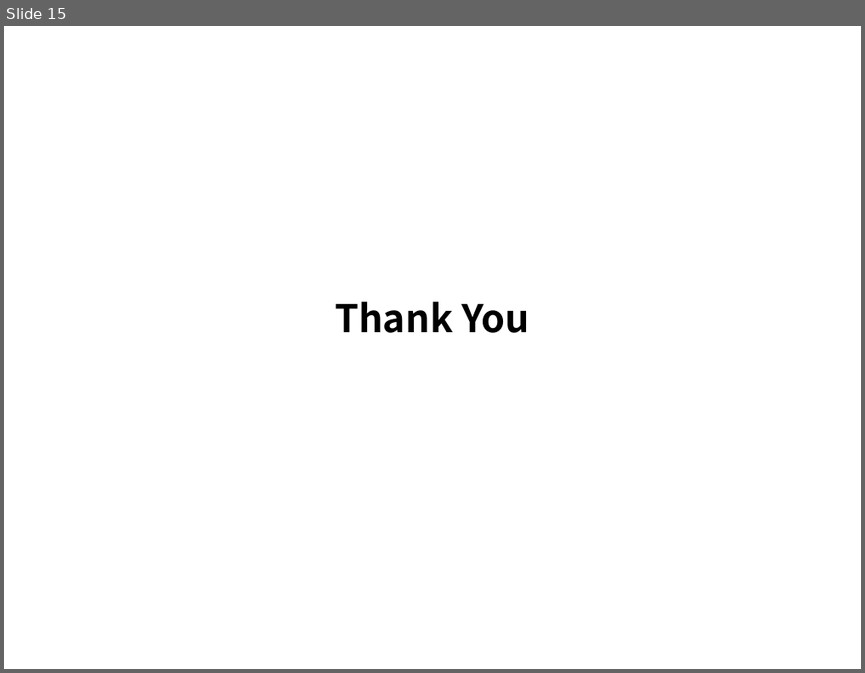
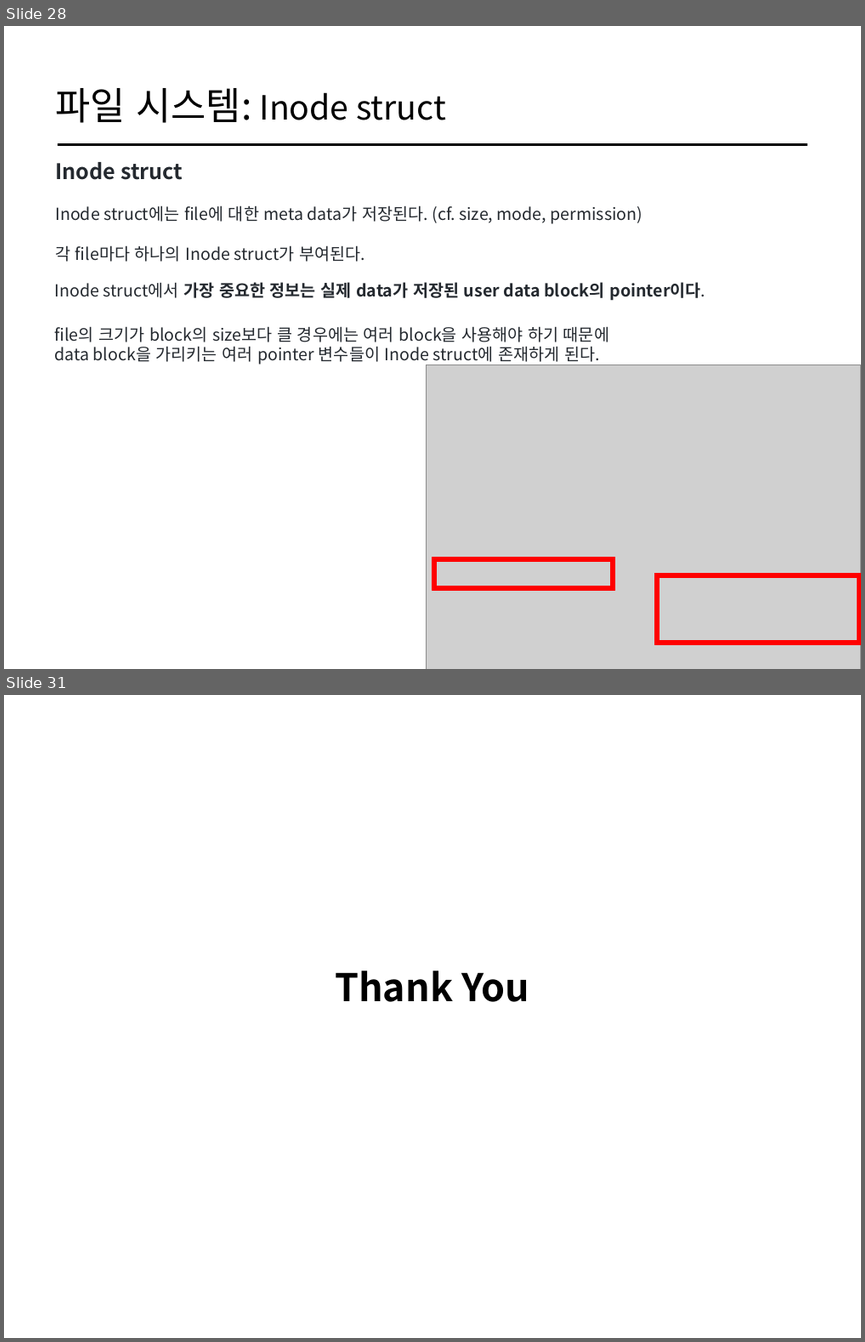
Before and after one commit to cs-study-org/cs-study, a slide deck: 05/yongki/DataStructure&FileSystem.pptx. Shown one above the other, each under a label of ours: slide 15 before the commit, slides 28 and 31 after it; the slides between them are not shown. The pictures are 865x673 and 865x1342 pixels, drawn with LibreOffice and Linux fonts; fonts in the diff are those of the drawing; grey boxes stand for pictures. Boxes give left, top, right and bottom in pixels: in the first picture for what was removed or moved away, otherwise in the second. Text is boxed around its words. In the diff, an @@ line names an element or a change of style, - is before the commit and + after.

```diff
--- a/05/yongki/DataStructure&FileSystem.pptx
+++ b/05/yongki/DataStructure&FileSystem.pptx
@@ slide 28 added at (4,26,861,669), background #FFFFFF @@
@@ title added at (55,88,445,123), 28 pt, text #000000 @@
+파일 시스템: Inode struct
@@ line added from (58, 145) to (806, 145), #000000 2 pt @@
@@ text added at (55,162,642,261), 14 pt, text #24292F @@
+Inode struct
+Inode struct에는 file에 대한 meta data가 저장된다. (cf. size, mode, permission)
+각 file마다 하나의 Inode struct가 부여된다.
@@ text added at (55,282,705,301), 14 pt, text #24292F, bold @@
+Inode struct에서 가장 중요한 정보는 실제 data가 저장된 user data block의 pointer이다.
@@ text added at (54,326,609,365), 14 pt, text #24292F @@
+file의 크기가 block의 size보다 클 경우에는 여러 block을 사용해야 하기 때문에
+data block을 가리키는 여러 pointer 변수들이 Inode struct에 존재하게 된다.
@@ picture added at (426,364,861,669) @@
@@ frame added at (432,556,615,590), fill #FF0000, outline #FF0000 0.75 pt @@
@@ frame added at (655,573,861,645), fill #FF0000, outline #FF0000 0.75 pt @@
@@ what was slide 15 is now slide 31 @@
```
Also in this commit, not shown: 10 slides changed, 15 other slides added.
